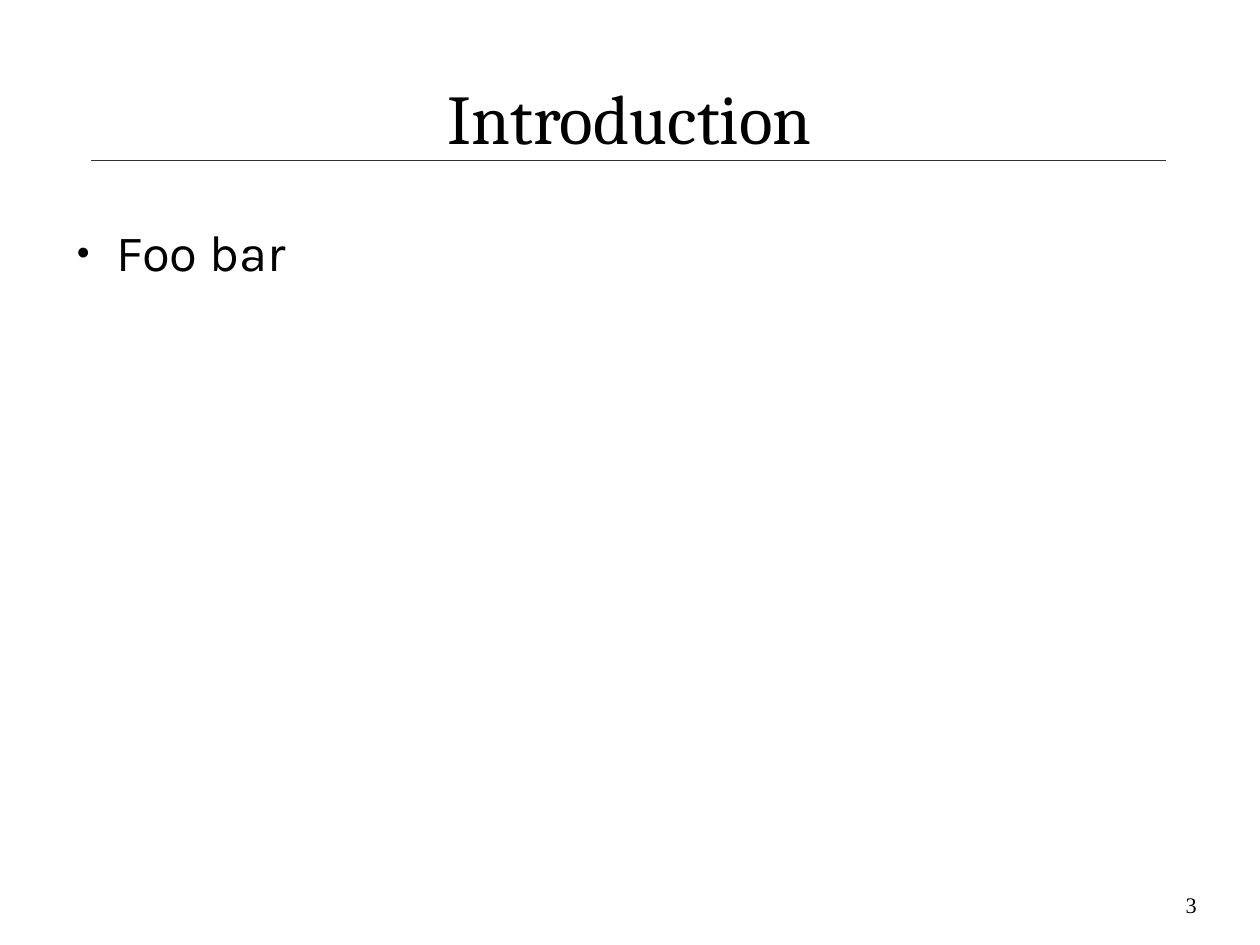
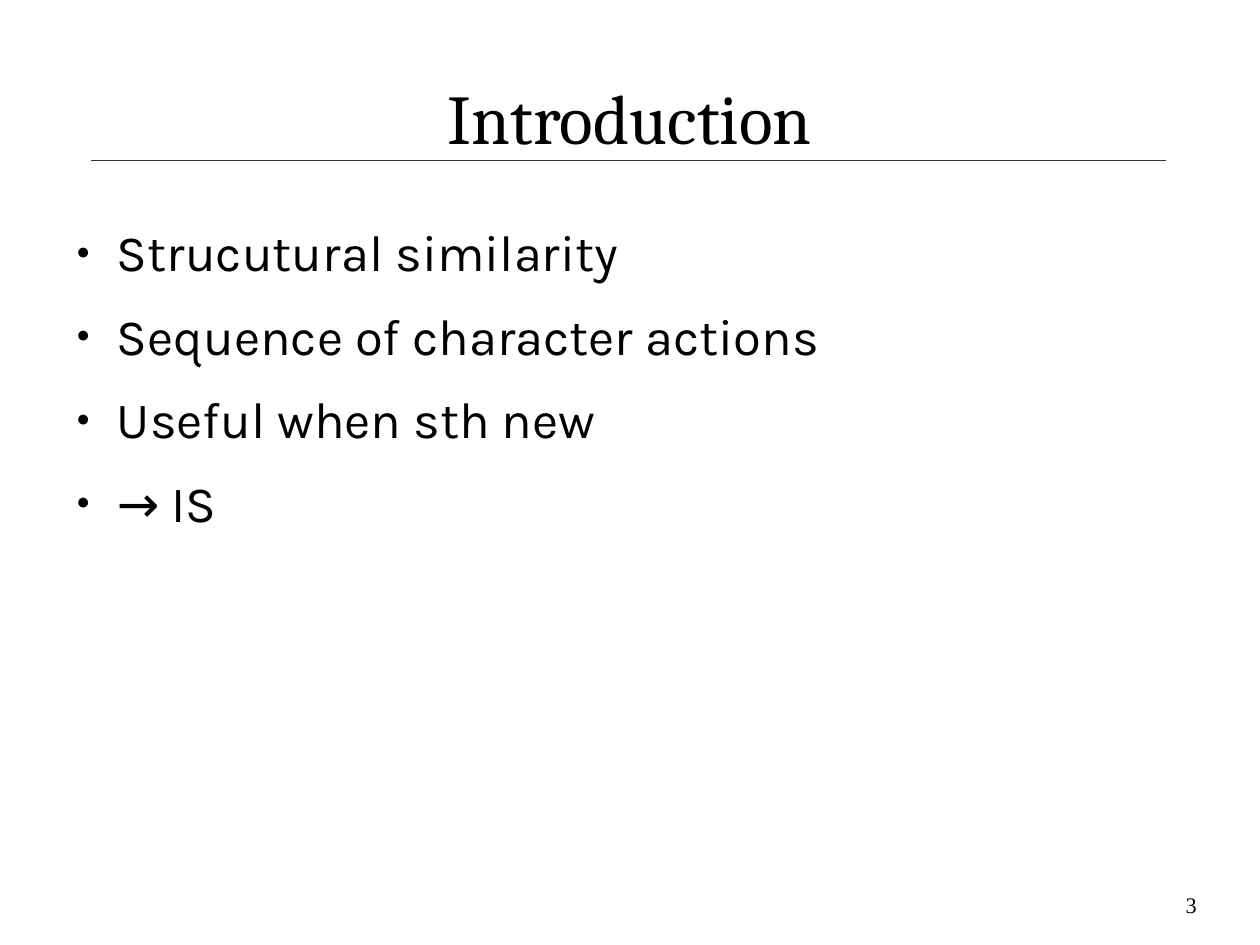
Before and after one commit to IllDepence/ai_seminar, a slide deck: slide 3 of praes/praes.odp. Drawn at 1260x945 pixels with LibreOffice and Linux fonts; fonts in the diff are those of the drawing. Boxes give left, top, right and bottom in pixels: in the first picture for what was removed or moved away, otherwise in the second. Text is boxed around its words. In the diff, an @@ line names an element or a change of style, - is before the commit and + after.

```diff
--- a/praes/praes.odp
+++ b/praes/praes.odp
@@ text at (x1=117, y1=236, x2=818, y2=523): text changed @@
-● Foo bar
+● Strucutural similarity
+● Sequence of character actions
+● Useful when sth new
+● → IS
```
Also in this commit, not shown: 4 other slides changed, 1 other file.
